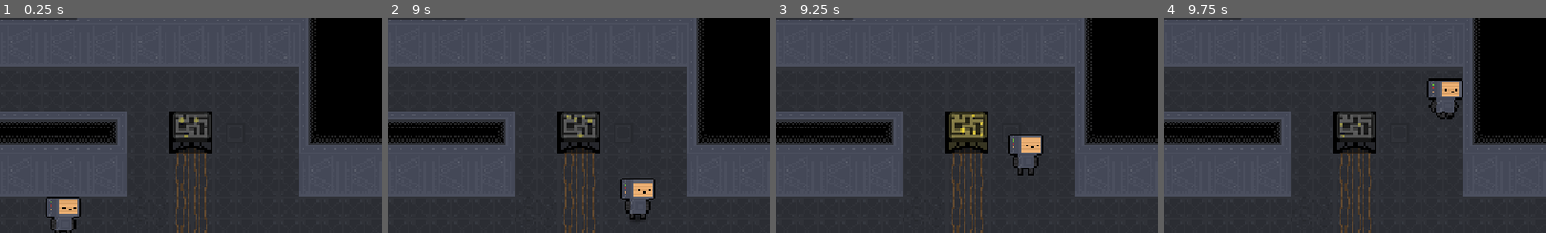
Above: before the commit, frames 1-4 (left to right).
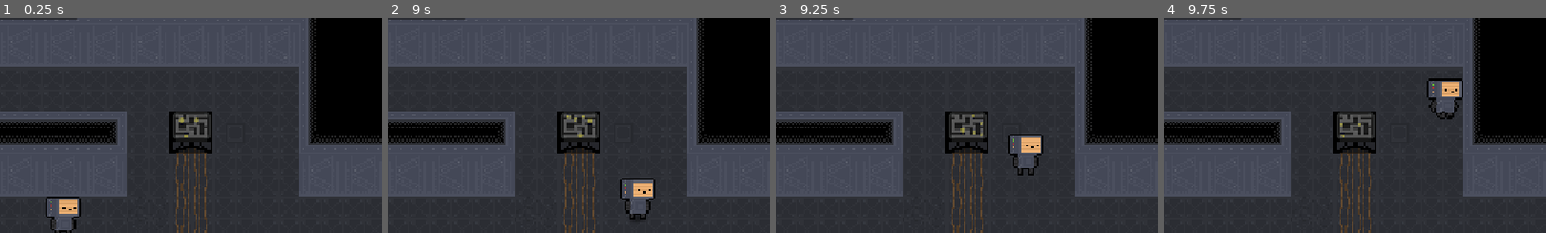
Above: after the commit, the same moments.

Repository: DuneRanger/MSI-GameJam
Game: Godot game, scene res://scenes/game/game.tscn
The game is run twice, just before and just after one commit, with the same random seed, the same clock (stepped at 60 frames per second) and the same inputs.
Inputs (mouse positions are % of the whole screen's width and height, from its top left):
- Up to frame 1 (0.25 s): no input
- Up to frame 2 (9 s): click "die" at 0.5 s; tap Space (dialogue_skip) at 1.25, 2.75, 3.5 s; move the mouse to (72, 45) at 1.27 s; hold D (move_right) 1.28-2 s; tap E (interact) at 1.35, 5.85, 8.85 s; click "win" at 2 s; move the mouse to (30, 55) at 2.77 s; hold S (move_down) 2.78-3.53 s; click (30, 55) at 2.85 s; move the mouse to (60, 28) at 3.52 s; hold D (move_right) 3.53-4.25 s; hold Shift (sprint) 3.53-4.25 s; click "play tutorial" at 4.25 s; move the mouse to (45, 70) at 5.02 s; hold W (move_up) 5.03-5.78 s; tap R at 5.1, 8.1 s; move the mouse to (80, 65) at 5.77 s; hold A (move_left) 5.78-7.28 s; move the mouse to (20, 35) at 6.52 s; click (20, 35) at 6.6 s; move the mouse to (55, 50) at 7.27 s; hold S (move_down) 7.28-8.03 s; hold Shift (sprint) 7.28-8.03 s; move the mouse to (35, 25) at 8.02 s; hold D (move_right) 8.03-8.78 s; move the mouse to (72, 45) at 8.77 s; hold W (move_up) from 8.78 s (still down)
- Up to frame 3 (9.25 s): keep holding W (move_up)
- Up to frame 4 (9.75 s): move the mouse to (30, 55) at 9.52 s; release W (move_up) at 9.53 s; hold D (move_right) from 9.53 s (still down); click (30, 55) at 9.6 s
The pictures show only the part of the screen within x 40-90%, y 8-58%; the shares and areas given below are measured in that part.

Frames 1-2 are identical in both runs. In frame 3, 0.6% of the frame differs, in the area x 46-55%, y 44-56%; in frame 4, nothing differs.

Commit message:
Make broken machines darker
Also make glowing overheated exclusive

Diff:
--- a/scripts/game/machines/machine.gd
+++ b/scripts/game/machines/machine.gd
@@ -38,9 +38,12 @@
 
 func turn_on_glow():
 	is_glowing = true
+	machine_sprite.modulate = Color(1.5, 1.4, 0.8)
 
 func turn_off_glow():
 	is_glowing = false
+	if state != State.BROKEN:
+		machine_sprite.modulate = Color(1, 1, 1)
 
 func play_explosion() -> void:
 	var explosion_sprite: AnimatedSprite2D = $ExplosionAnimationSprite
@@ -54,11 +57,6 @@
 
 func _process(delta: float) -> void:
 	process_state(delta)
-	if is_glowing:
-		machine_sprite.modulate = Color(1.5, 1.4, 0.8)
-		is_glowing = false
-	else:
-		machine_sprite.modulate = Color(1, 1, 1)
 
 func _on_interaction_area_body_entered(body: Node2D) -> void:
 	if body is Player:
@@ -85,11 +83,11 @@
 		State.OVERHEATED:
 			machine_sprite.play("overheated")
 		State.IN_MINIGAME:
-			# Freeze all machines?, or just don't update this machine?
 			pass
 		State.BROKEN:
 			play_explosion()
 			machine_sprite.play("broken")
+			machine_sprite.modulate = Color(0.4, 0.4, 0.4, 1)
 
 func exit_state(old_state: State) -> void:
 	print("Machine ", id, " exited state ", str(old_state))
@@ -134,6 +132,4 @@
 func on_minigame_failed() -> void:
 	temperature *= spike_multiplier + 0.1
 	print("Minigame failed, temperature: ", temperature)
-	# change to overheated, because minigames should only run when overheated
-	# but for debugging, they run whenever
 	change_state(State.OVERHEATED)
--- a/scripts/game/machines/machine_type.gd
+++ /dev/null
@@ -1,15 +0,0 @@
-class_name MachineType
-extends Resource
-
-# Visuals
-@export var sprite_frames: SpriteFrames
-
-# Heat parameters
-@export var spike_chance_per_second: float = 0.05
-@export var spike_multiplier: float = 1.5
-@export var explosion_temperature: float = 250.0
-@export var overheat_temperature: float = 100.0
-@export var heat_rate: float = 5.0
-
-# Minigame
-@export var minigame_id: int = 0
--- a/scripts/game/player/player.gd
+++ b/scripts/game/player/player.gd
@@ -42,8 +42,9 @@
 
 	nearby_machines.sort_custom(_sort_by_distance_desc)
 	for machine in nearby_machines:
-		#if machine.state == Machine.State.OVERHEATED:
+		if machine.state == Machine.State.OVERHEATED:
 			machine.turn_on_glow()
+			glowing_machine = machine
 			if Input.is_action_just_pressed("interact"):
 				machine.interact()
 				player_state = player_states.IN_MINIGAME
@@ -184,5 +185,5 @@
 	nearby_machines.erase(machine)
 
 func _sort_by_distance_desc(a: Machine, b: Machine) -> bool:
-	var pos := global_position
+	var pos = global_position
 	return a.global_position.distance_squared_to(pos) < b.global_position.distance_squared_to(pos)
Not shown, removed: scripts/game/machines/machine_type.gd.uid
